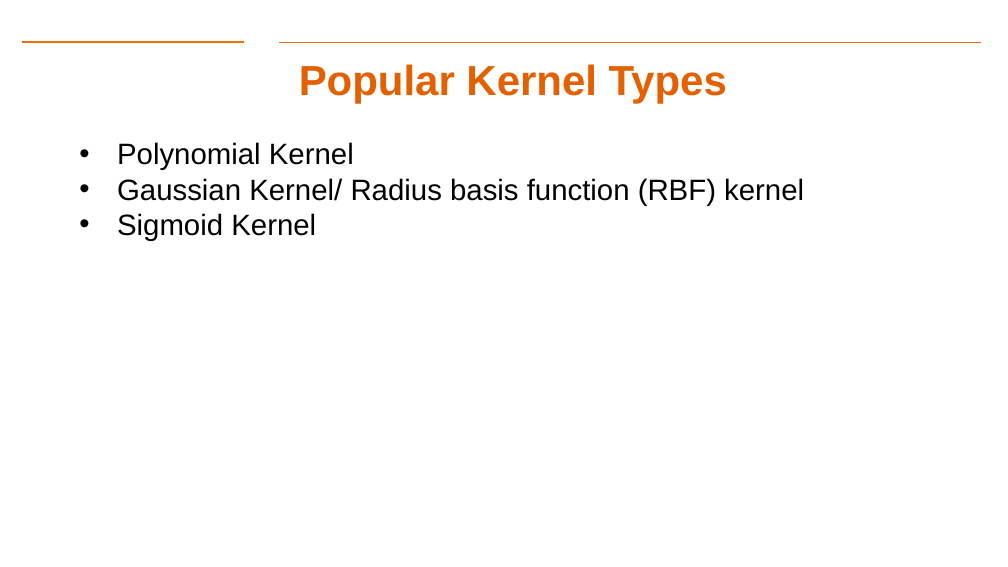
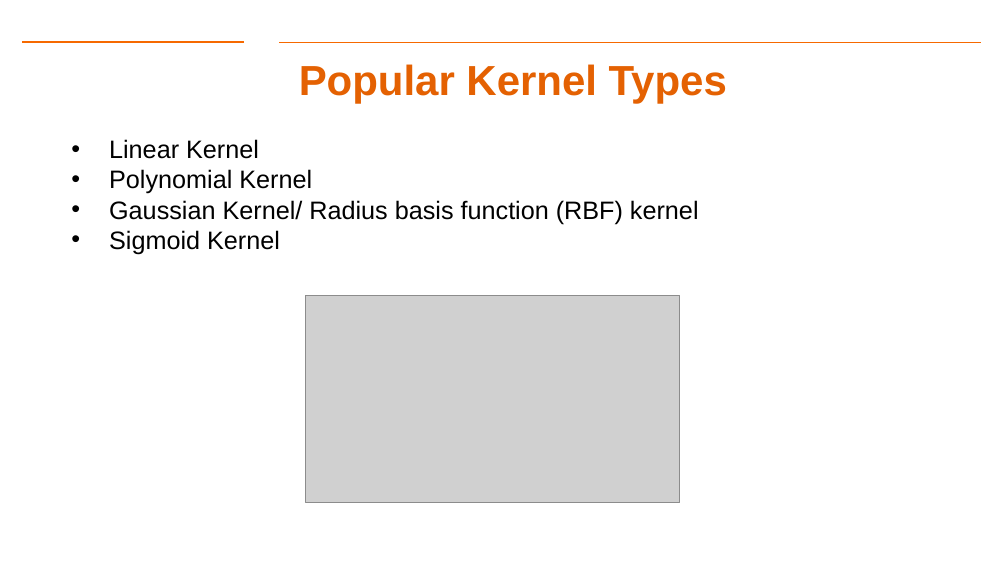
Before and after one commit to Dre1896/RIT-DSCI-633-FDS, a slide deck: slide 25 of Syllabus/Lecture08/Lec08.pptx (slide 27 before the commit). Drawn at 1008x567 pixels with LibreOffice and Linux fonts; fonts in the diff are those of the drawing; grey boxes stand for pictures; background and template pictures are left out. Boxes give left, top, right and bottom in pixels: in the first picture for what was removed or moved away, otherwise in the second. Text is boxed around its words. In the diff, an @@ line names an element or a change of style, - is before the commit and + after.

```diff
--- a/Syllabus/Lecture08/Lec08.pptx
+++ b/Syllabus/Lecture08/Lec08.pptx
@@ text "Linear Kernel": place and size @@
-text "Linear Kernel" at [117,142,804,241]
+text "Linear Kernel" at [109,139,699,255]
@@ text at [109,139,259,159]: paragraph added @@
+• Linear Kernel
@@ text at [109,169,699,255]: size 28 to 24 pt in "Polynomial Kernel", "Gaussian Kernel/ Radius basis function (RBF) kernel", "Sigmoid Kernel" @@
@@ picture added at [306,295,681,502] @@
```
Also in this commit, not shown: 8 other slides changed, 1 slide added, 3 slides removed.
